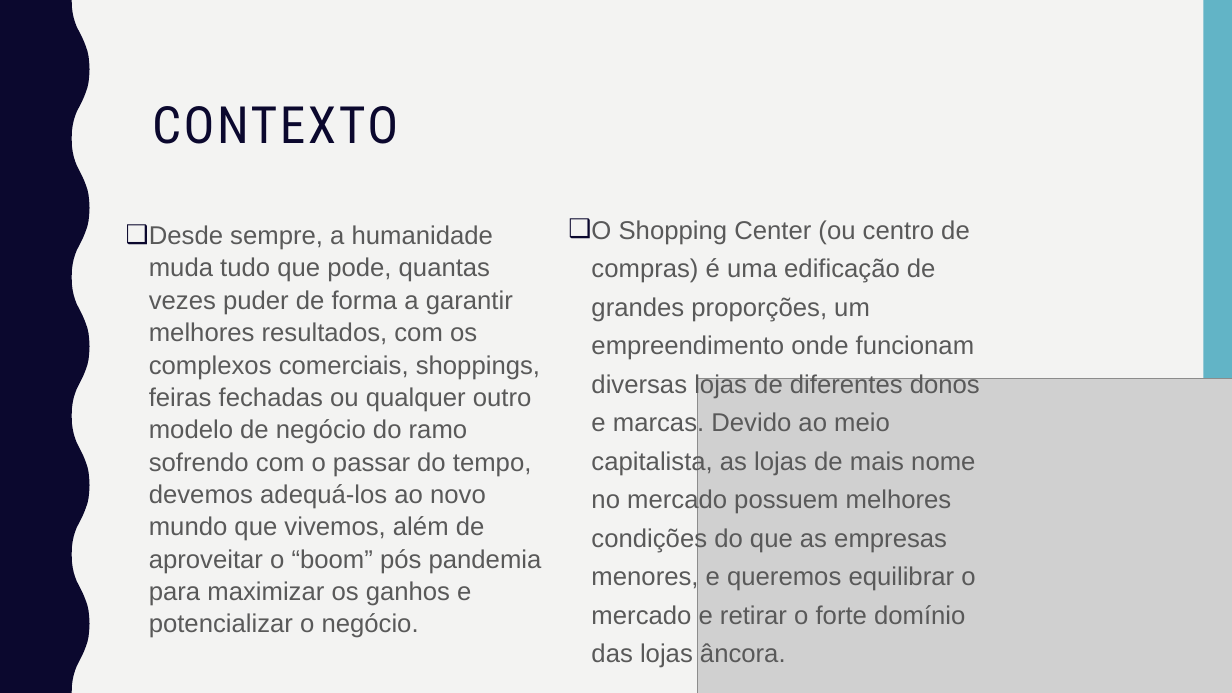
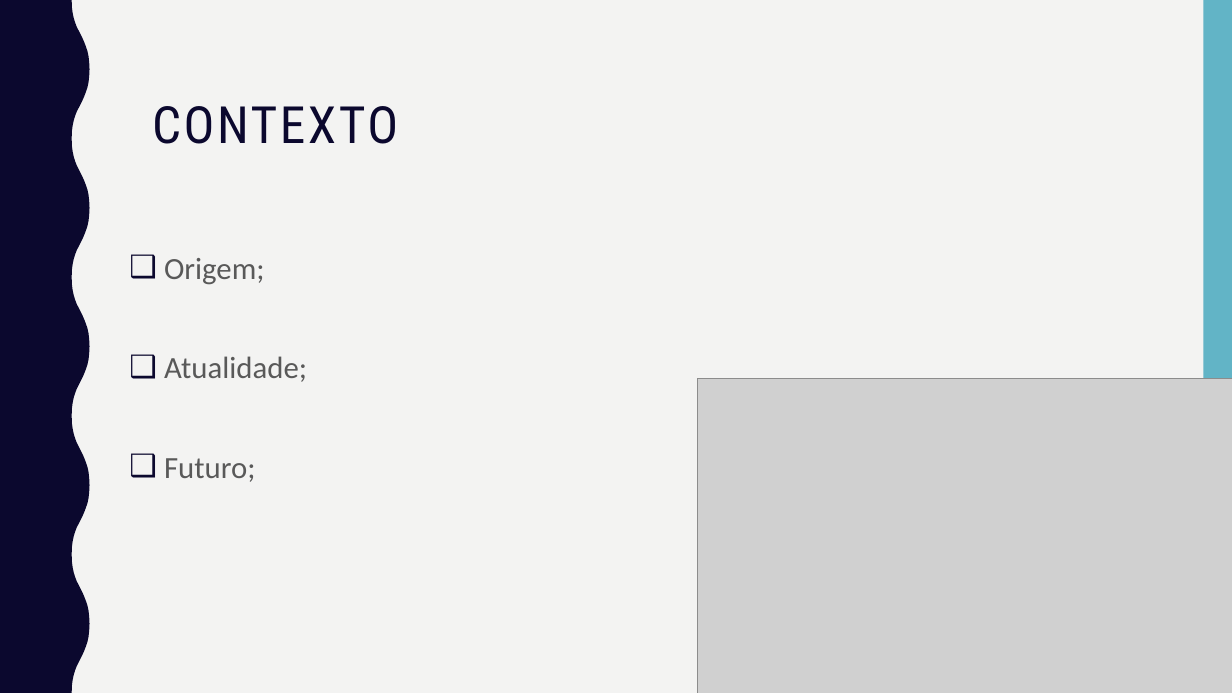
Before and after one commit to caiqueoak03/Projeto-PI, a slide deck: slide 4 of Documentação/Light ON.pptx. Drawn at 1232x693 pixels with LibreOffice and Linux fonts; fonts in the diff are those of the drawing; grey boxes stand for pictures. Boxes give left, top, right and bottom in pixels: in the first picture for what was removed or moved away, otherwise in the second. Text is boxed around its words. In the diff, an @@ line names an element or a change of style, - is before the commit and + after.

Commit message:
slides

```diff
--- a/Documentação/Light ON.pptx
+++ b/Documentação/Light ON.pptx
@@ text removed at <box>591,220,980,668</box> @@
-❑ O Shopping Center (ou centro de compras) é uma edificação de grandes proporções, um empreendimento onde funcionam diversas lojas de diferentes donos e marcas. Devido ao meio capitalista, as lojas de mais nome no mercado possuem melhores condições do que as empresas menores, e queremos equilibrar o mercado e retirar o forte domínio das lojas âncora.
@@ text at <box>164,258,307,482</box>: text changed; size 20 to 24 pt; font Arial to Calibri @@
-❑ Desde sempre, a humanidade muda tudo que pode, quantas vezes puder de forma a garantir melhores resultados, com os complexos comerciais, shoppings, feiras fechadas ou qualquer outro modelo de negócio do ramo sofrendo com o passar do tempo, devemos adequá-los ao novo mundo que vivemos, além de aproveitar o “boom” pós pandemia para maximizar os ganhos e potencializar o negócio.
+❑ Origem;
+❑ Atualidade;
+❑ Futuro;
```
